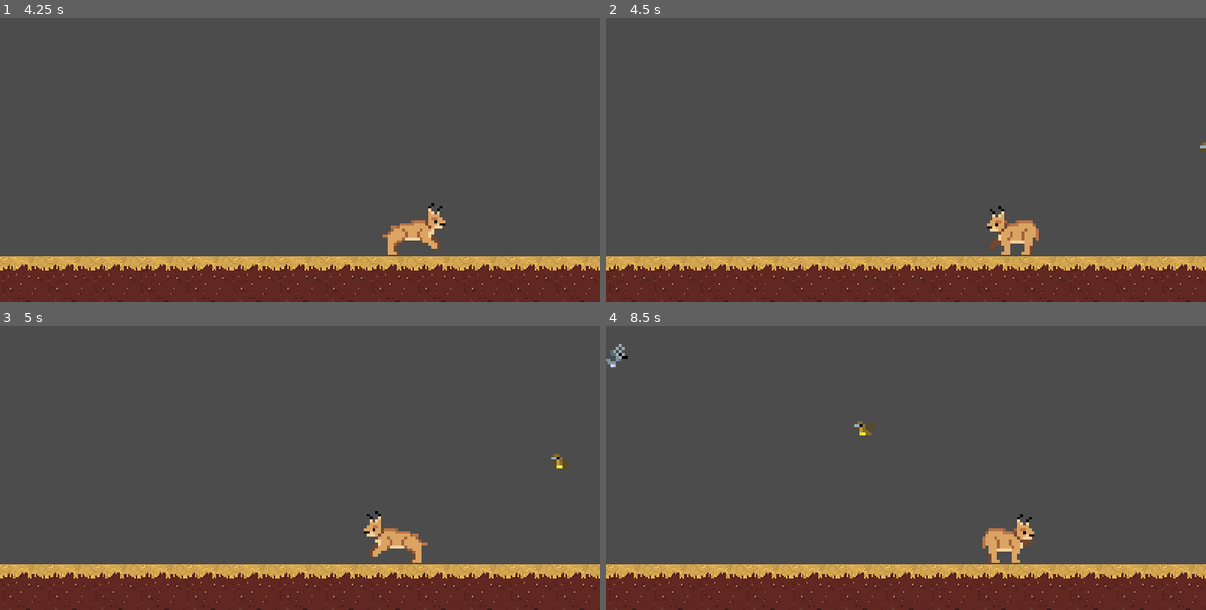
Above: before the commit, frames 1-4 (two rows, left to right).
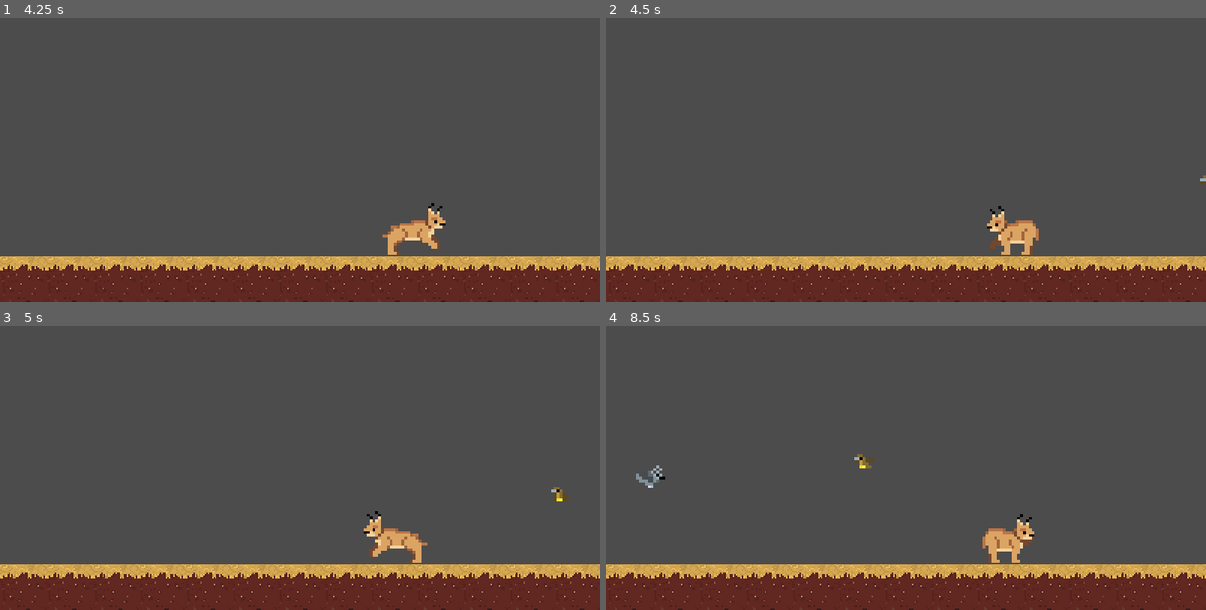
Above: after the commit, the same moments.

Repository: JoshuaW13/Floppa
Game: Godot game, scene res://World.tscn
Same seed, same stepped clock (60 frames per second), same inputs: the game is played once before the commit and once after it.
Inputs (mouse positions are in pixels of both pictures, inside the frame that each line leads up to):
- Up to frame 1 (4.25 s): move the mouse to (432, 125) at 0.52 s; hold D (MoveRight) 0.53-2.03 s; click (432, 125) at 0.6 s; tap W (jump) at 0.77, 1.52, 3.02, 3.77 s; move the mouse to (180, 157) at 1.27 s; click (180, 157) at 1.35 s; move the mouse to (360, 69) at 2.02 s; hold A (MoveLeft) 2.03-2.78 s; click (360, 69) at 2.1 s; move the mouse to (270, 205) at 2.77 s; hold D (MoveRight) from 2.78 s (still down); click (270, 205) at 2.85 s; move the mouse to (480, 188) at 3.52 s; click (480, 188) at 3.6 s
- Up to frame 2 (4.5 s): move the mouse to (726, 91) at 4.27 s; release D (MoveRight) at 4.28 s; hold A (MoveLeft) from 4.28 s (still down); click (726, 91) at 4.35 s
- Up to frame 3 (5 s): keep holding A (MoveLeft); tap W (jump) at 4.52 s
- Up to frame 4 (8.5 s): move the mouse to (936, 448) at 5.02 s; release A (MoveLeft) at 5.03 s; hold D (MoveRight) 5.03-5.78 s; click (936, 448) at 5.1 s; move the mouse to (816, 368) at 5.77 s; hold A (MoveLeft) 5.78-7.28 s; click (816, 368) at 5.85 s; tap W (jump) at 6.02, 6.77, 7.52 s; move the mouse to (1038, 433) at 6.52 s; click (1038, 433) at 6.6 s; move the mouse to (786, 465) at 7.27 s; hold D (MoveRight) from 7.28 s (still down); click (786, 465) at 7.35 s; move the mouse to (966, 377) at 8.02 s; click (966, 377) at 8.1 s

Frame 1 is identical in both runs. In frame 2, less than 0.1% of the frame differs, in the area x 99-100%, y 43-59%; in frame 3, 0.2%; in frame 4, 0.5%, in the area x 0-45%, y 6-57%.

Commit message:
First draft of prey spawner completed!!!

Diff:
--- a/Actors/Prey/GoAway/GoAway.gd
+++ b/Actors/Prey/GoAway/GoAway.gd
@@ -12,7 +12,7 @@
 onready var detectionBox = $Area2D/DetectionBox
 onready var hurtbox = $HurtBox/hitbox
 var state = FLYING;
-var velocity = Vector2(70.0, 0.0)
+var velocity = Vector2((randi()%75+55), 0.0)
 
 func _decideAnimation()->void:
 	if threatDetected:
--- a/PreySpawner.gd
+++ b/PreySpawner.gd
@@ -19,6 +19,25 @@
 	goaway = preload("res://Actors/Prey/GoAway/GoAway.tscn")
 	preys = [goaway];
 
+func _endless_spawn(spawner_side, prey, prey_spawn_location)->void:
+	for i in 3:
+		if (i == 2) and (wave%3 ==0):
+			prey =roller.instance();
+		else:
+			prey = preys[randi()%preys.size()].instance();
+		spawner_side = randi()%2;
+		if spawner_side == 1:
+			prey_spawn_location = $LeftPath/LeftPathLocation
+		elif spawner_side == 0:
+			prey_spawn_location = $RightPath/RightPathLocation
+			prey.velocity.x *= -1
+		prey_spawn_location.unit_offset = randf();
+		add_child(prey)
+		prey.position = prey_spawn_location.position;
+		yield(get_tree().create_timer(1), "timeout")
+	wave +=1;
+
+
 
 func _on_Timer_timeout() -> void:
 	var prey = weaver.instance();
@@ -30,10 +49,11 @@
 		prey = weaver.instance();
 	if wave <2 && wave != 0:
 		prey = preys[randi()%preys.size()].instance()
-		timer.wait_time = 2;
+		timer.wait_time = 10;
 		preys.append(weaver)
 	if wave >2:
-		prey = preys[randi()%preys.size()].instance()
+		_endless_spawn(spawner_side, prey, prey_spawn_location);
+		return;
 
 	#Choose spawner side
 	if spawner_side == 1:
--- a/World.tscn
+++ b/World.tscn
@@ -32,12 +32,12 @@
 
 [sub_resource type="Curve2D" id=3]
 _data = {
-"points": PoolVector2Array( 0, 0, 0, 0, -32, 168, 0, 0, 0, 0, -32, 24 )
+"points": PoolVector2Array( 0, 0, 0, 0, -32, 24, 0, 0, 0, 0, -32, 152 )
 }
 
 [sub_resource type="Curve2D" id=4]
 _data = {
-"points": PoolVector2Array( 0, 0, 0, 0, 448, 168, 0, 0, 0, 0, 448, 24 )
+"points": PoolVector2Array( 0, 0, 0, 0, 448, 24, 0, 0, 0, 0, 448, 152 )
 }
 
 [node name="World" type="Node"]
@@ -61,15 +61,15 @@
 curve = SubResource( 3 )
 
 [node name="LeftPathLocation" type="PathFollow2D" parent="PreySpawner/LeftPath"]
-position = Vector2( -32, 168 )
-rotation = -1.5708
+position = Vector2( -32, 152 )
+offset = 144.013
 
 [node name="RightPath" type="Path2D" parent="PreySpawner"]
 curve = SubResource( 4 )
 
 [node name="RightPathLocation" type="PathFollow2D" parent="PreySpawner/RightPath"]
-position = Vector2( 448, 168 )
-rotation = -1.5708
+position = Vector2( 448, 152 )
+offset = 144.013
 
 [node name="Timer" type="Timer" parent="PreySpawner"]
 wait_time = 4.0
